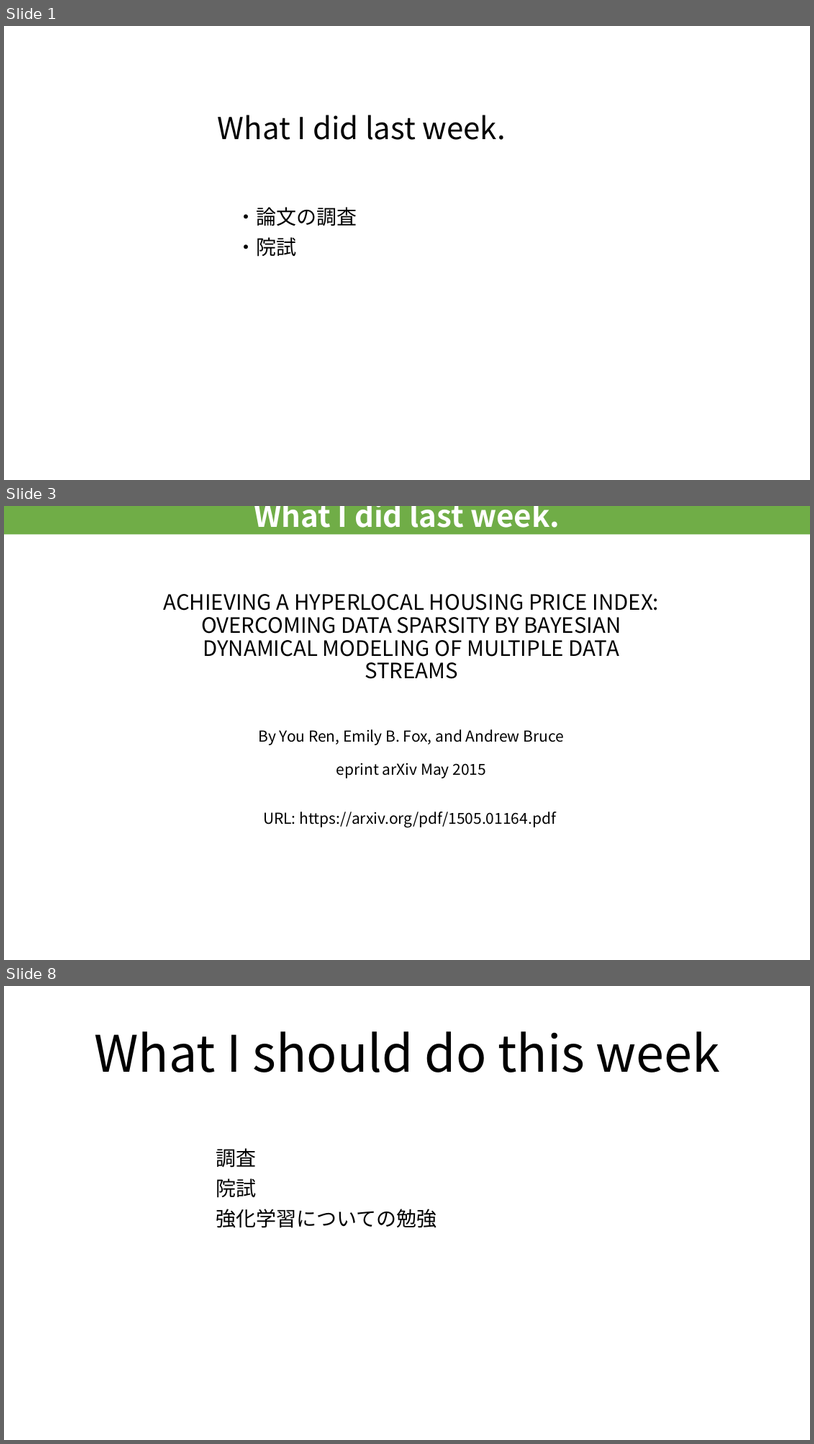
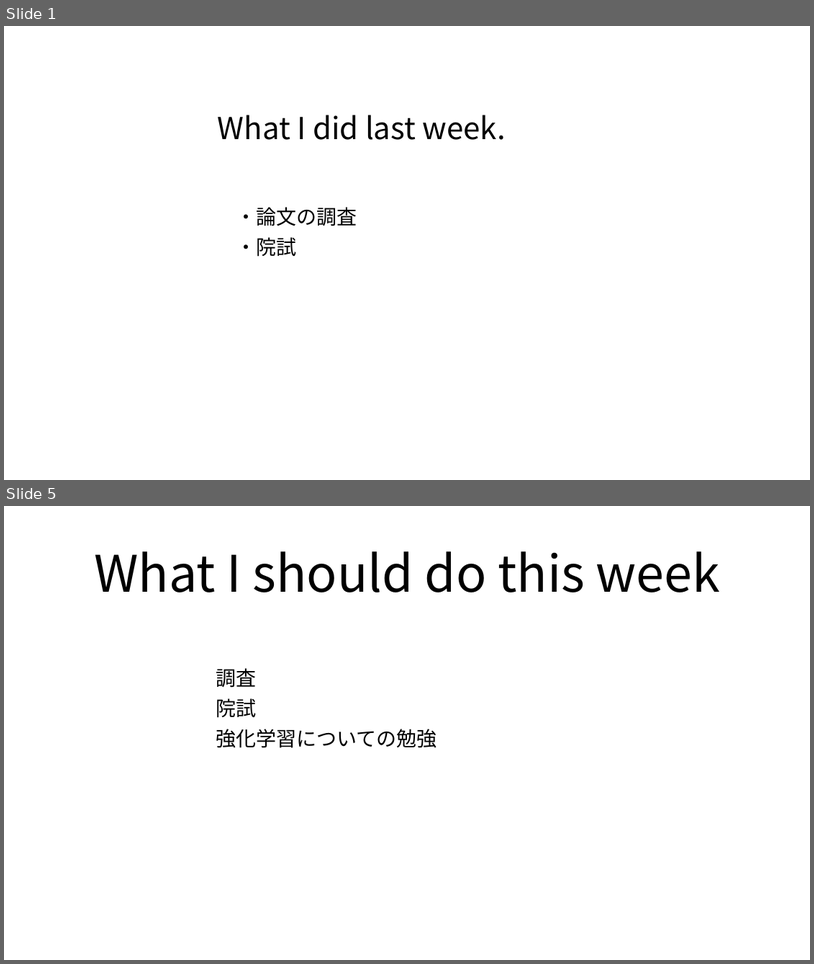
Before and after one commit to RyosukeHattori/Progress_Studies, a slide deck: 進捗/weel3のコピー.pptx. Shown one above the other, each under a label of ours: slides 1, 3 and 8 before the commit, slides 1 and 5 after it; the slides between them are not shown. The pictures are 814x1444 and 814x964 pixels, drawn with LibreOffice and Linux fonts; fonts in the diff are those of the drawing. Boxes give left, top, right and bottom in pixels: in the first picture for what was removed or moved away, otherwise in the second. Text is boxed around its words. In the diff, an @@ line names an element or a change of style, - is before the commit and + after.

```diff
--- a/進捗/weel3のコピー.pptx
+++ b/進捗/weel3のコピー.pptx
@@ slide 3 removed at bbox=[4, 506, 810, 960], background #FFFFFF @@
@@ rectangle removed at bbox=[4, 506, 810, 534] @@
-What I did last week.
@@ title removed at bbox=[164, 594, 659, 827] @@
-ACHIEVING A HYPERLOCAL HOUSING PRICE INDEX:
-OVERCOMING DATA SPARSITY BY BAYESIAN
-DYNAMICAL MODELING OF MULTIPLE DATA
-STREAMS
-By You Ren, Emily B. Fox, and Andrew Bruce
-eprint arXiv May 2015
-URL: https://arxiv.org/pdf/1505.01164.pdf
@@ what was slide 8 is now slide 5 @@
```
Also in this commit, not shown: 1 slide changed, 2 slides added, 4 other slides removed, 1 other file.
